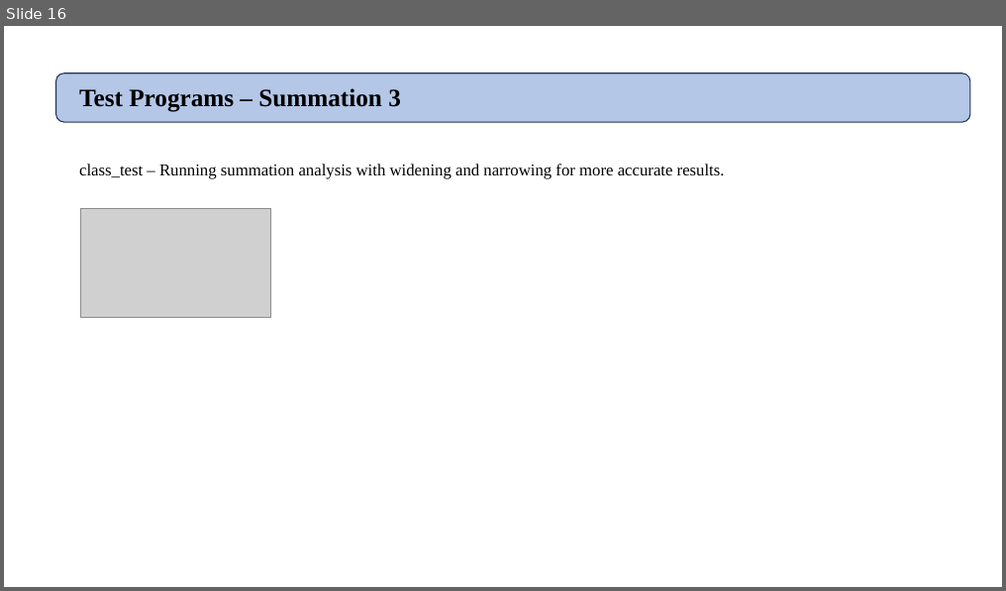
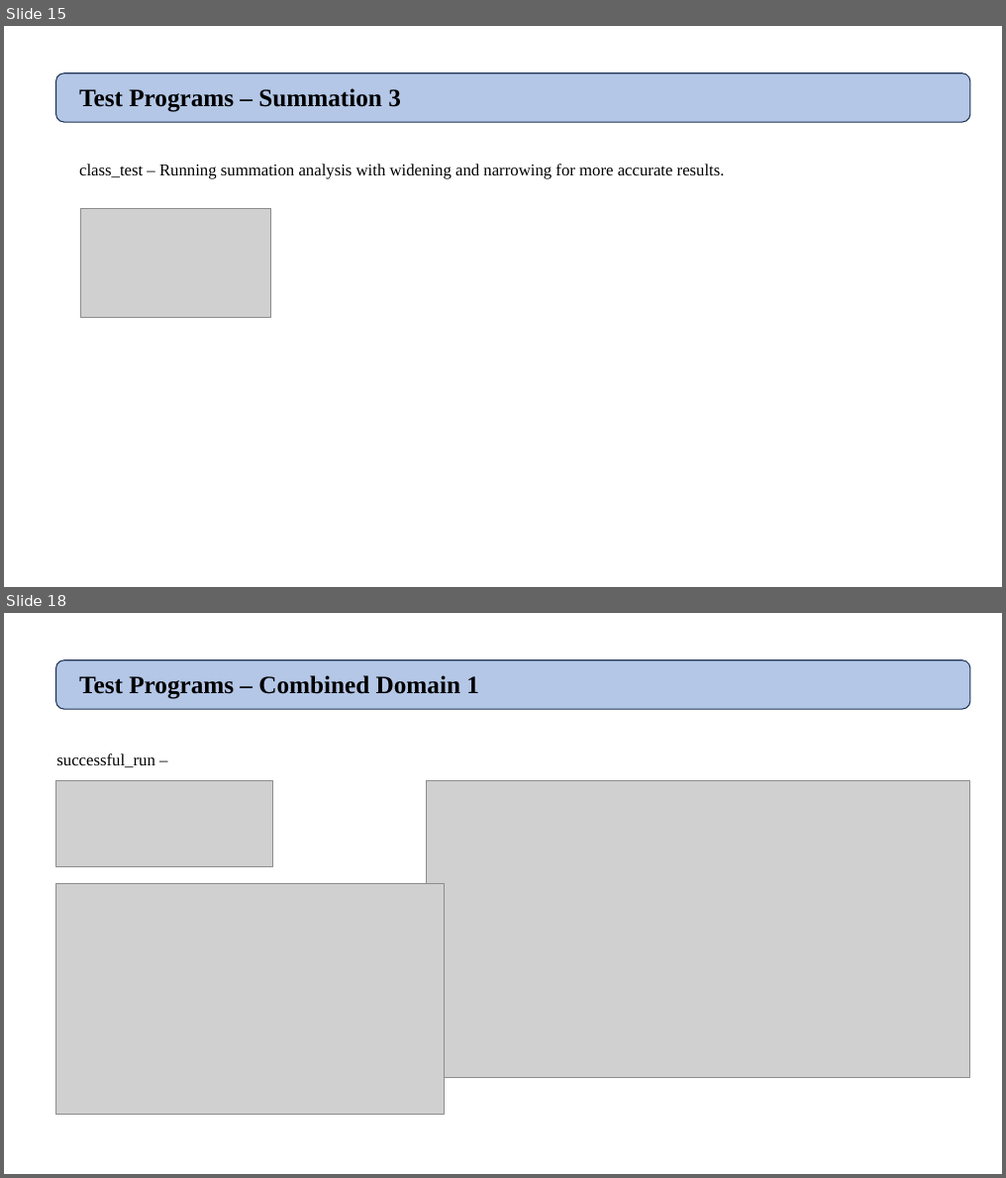
Before and after one commit to shahak2/program-analysis-and-verification, a slide deck: docs/paav architecture.pptx. Shown one above the other, each under a label of ours: slide 16 before the commit, slides 15 and 18 after it; the slides between them are not shown. The pictures are 1006x591 and 1006x1178 pixels, drawn with LibreOffice and Linux fonts; fonts in the diff are those of the drawing; grey boxes stand for pictures. Boxes give left, top, right and bottom in pixels: in the first picture for what was removed or moved away, otherwise in the second. Text is boxed around its words. In the diff, an @@ line names an element or a change of style, - is before the commit and + after.

```diff
--- a/docs/paav architecture.pptx
+++ b/docs/paav architecture.pptx
@@ slide 18 added at bbox=[4, 613, 1002, 1174], background #FFFFFF @@
@@ rounded rectangle added at bbox=[55, 661, 970, 709], fill #B4C7E7, outline #1E3256 1 pt @@
@@ text added at bbox=[79, 675, 479, 699], 24 pt, text #000000, bold @@
+Test Programs – Combined Domain 1
@@ text added at bbox=[56, 754, 155, 767], 16 pt, text #000000 @@
+successful_run –
@@ picture added at bbox=[55, 780, 272, 867] @@
@@ picture added at bbox=[426, 780, 970, 1078] @@
@@ picture added at bbox=[55, 884, 445, 1114] @@
@@ what was slide 16 is now slide 15 @@
```
Also in this commit, not shown: 7 slides changed, 2 slides removed, 16 other files.
